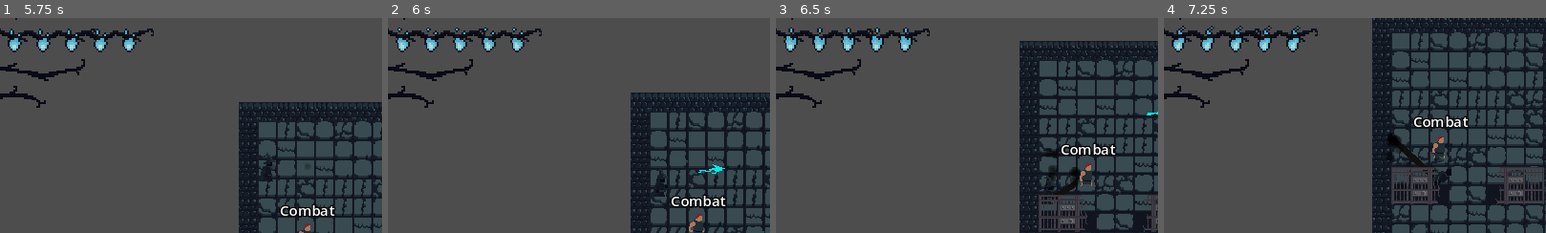
Above: before the commit, frames 1-4 (left to right).
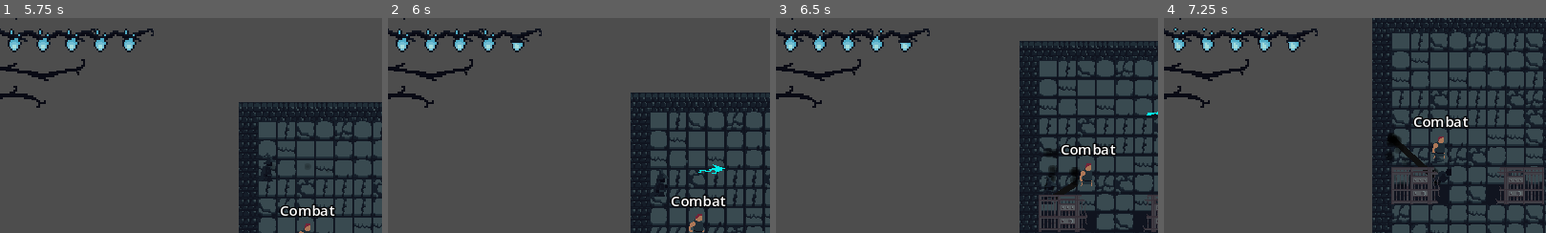
Above: after the commit, the same moments.

Repository: vyxul/Shadow-Eclipse
Game: Godot game, scene res://GameFiles/Scenes/Menu/StartScreen.tscn
Same seed, same stepped clock (60 frames per second), same inputs: the game is played once before the commit and once after it.
Inputs (mouse positions are % of the whole screen's width and height, from its top left):
- Up to frame 1 (5.75 s): click (9, 93) at 0.5 s; move the mouse to (42, 59) at 1.27 s; hold D (right) 1.28-2.03 s; tap C (c) at 1.35, 3.05, 3.6, 5.3 s; tap R (r) at 1.55, 2.1, 3.8, 5.1 s; move the mouse to (61, 54) at 2.02 s; hold S (down) 2.03-2.78 s; tap X (x) at 2.3, 2.85, 4.55 s; move the mouse to (48, 80) at 2.77 s; hold D (right) 2.78-3.53 s; move the mouse to (45, 70) at 3.52 s; hold W (up) 3.53-4.28 s; move the mouse to (80, 65) at 4.27 s; hold A (left) from 4.28 s (still down); click (80, 65) at 4.35 s; move the mouse to (20, 35) at 5.02 s
- Up to frame 2 (6 s): move the mouse to (55, 50) at 5.77 s; release A (left) at 5.78 s; hold S (down) from 5.78 s (still down); right-click (55, 50) at 5.85 s
- Up to frame 3 (6.5 s): keep holding S (down); tap R (r) at 6.05 s
- Up to frame 4 (7.25 s): move the mouse to (35, 25) at 6.52 s; release S (down) at 6.53 s; hold D (right) from 6.53 s (still down); tap Shift (shift) at 6.6 s; tap X (x) at 6.8 s
The pictures show only the part of the screen within x 14-64%, y 12-62%; the shares and areas given below are measured in that part.

Frame 1 is identical in both runs. In frame 2, 0.5% of the frame differs, in the area x 2-36%, y 4-14%; in frame 3, 0.5%; in frame 4, 0.8%, in the area x 2-36%, y 3-14%.

Commit message:
Added mana cost to player ranged attack

Diff:
--- a/GameFiles/Game Objects/Characters/Player/player.gd
+++ b/GameFiles/Game Objects/Characters/Player/player.gd
@@ -164,7 +164,7 @@
 	GameData.player_died.emit()
 
 
-func _on_mana_component_mana_lost():
+func _on_mana_component_mana_changed():
 	emit_player_mp()
 
 
--- a/GameFiles/Game Objects/Characters/Player/player.tscn
+++ b/GameFiles/Game Objects/Characters/Player/player.tscn
@@ -223,5 +223,5 @@
 
 [connection signal="health_depleted" from="HealthComponent" to="." method="_on_health_component_health_depleted"]
 [connection signal="health_lost" from="HealthComponent" to="." method="_on_health_component_health_lost"]
+[connection signal="mana_changed" from="ManaComponent" to="." method="_on_mana_component_mana_changed"]
 [connection signal="mana_depleted" from="ManaComponent" to="." method="_on_mana_component_mana_depleted"]
-[connection signal="mana_lost" from="ManaComponent" to="." method="_on_mana_component_mana_lost"]
--- a/GameFiles/Game Objects/Characters/Player/player_ranged_controller.gd
+++ b/GameFiles/Game Objects/Characters/Player/player_ranged_controller.gd
@@ -16,6 +16,12 @@
 func attack():
 	if is_attacking:
 		return
+
+	var enough_mana = mana_component.get_current_mana() >= mana_cost
+	if !enough_mana:
+		return
+
+	mana_component.use(mana_cost)
 
 	is_attacking = true
 	timer.wait_time = attack_cooldown
--- a/GameFiles/Game Objects/Components/mana_component.gd
+++ b/GameFiles/Game Objects/Components/mana_component.gd
@@ -2,15 +2,21 @@
 class_name ManaComponent
 
 signal mana_depleted
-signal mana_lost
+signal mana_changed
+
+@onready var timer = $Timer
 
 @export var max_mana_points: float = 0
 @export var current_mana_points: float = 0
 @export var start_mana_hp: bool = true
+@export var mana_regen_timer: float = 1
+@export var mana_regen_amount: float = 1
 
 func _ready():
 	if start_mana_hp:
 		current_mana_points = max_mana_points
+
+	timer.wait_time = mana_regen_timer
 
 
 func check_mana_in_range():
@@ -20,12 +26,30 @@
 	if current_mana_points == 0:
 		mana_depleted.emit()
 
+	if current_mana_points == max_mana_points:
+		timer.stop()
 
 func use(mana_used: float):
 	if mana_used <= 0:
 		return
 
 	current_mana_points -= mana_used
-	mana_lost.emit()
+	mana_changed.emit()
 
 	check_mana_in_range()
+	timer.start()
+
+
+func regain():
+	current_mana_points += mana_regen_amount
+	check_mana_in_range()
+	mana_changed.emit()
+
+
+func get_current_mana() -> float:
+	return current_mana_points
+
+
+func _on_timer_timeout():
+	regain()
+	print_debug("test")
--- a/GameFiles/Game Objects/Components/mana_component.tscn
+++ b/GameFiles/Game Objects/Components/mana_component.tscn
@@ -4,3 +4,7 @@
 
 [node name="ManaComponent" type="Node"]
 script = ExtResource("1_ra06e")
+
+[node name="Timer" type="Timer" parent="."]
+
+[connection signal="timeout" from="Timer" to="." method="_on_timer_timeout"]
